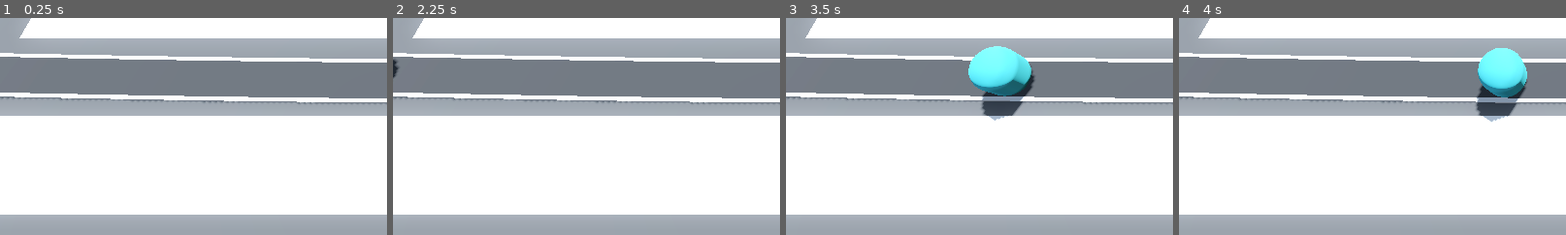
Above: before the commit, frames 1-4 (left to right).
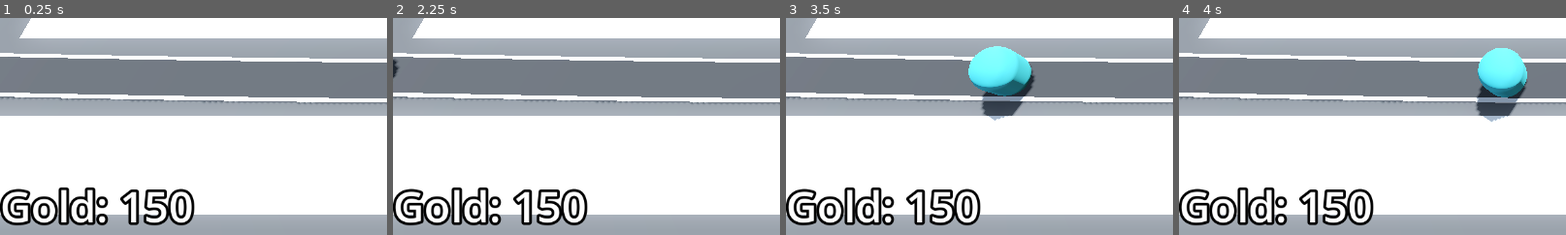
Above: after the commit, the same moments.

Repository: Rubix334/Barbarian_blaster
Game: Godot game, scene res://base_level.tscn
Two runs of this game, one before a commit and one after it. Both use one fixed random seed, a clock stepped at 60 frames per second and the inputs below.
Inputs (mouse positions are % of the whole screen's width and height, from its top left):
- Up to frame 1 (0.25 s): no input
- Up to frame 2 (2.25 s): tap Enter at 0.5, 2 s; move the mouse to (72, 45) at 0.52 s; click (72, 45) at 0.6 s; tap Space at 1.25 s; move the mouse to (30, 55) at 1.27 s; click (30, 55) at 1.35 s; move the mouse to (60, 28) at 2.02 s; click (60, 28) at 2.1 s
- Up to frame 3 (3.5 s): move the mouse to (45, 70) at 2.77 s; click (45, 70) at 2.85 s
- Up to frame 4 (4 s): move the mouse to (80, 65) at 3.52 s; click (80, 65) at 3.6 s
The pictures show only the part of the screen within x 0-50%, y 50-100%; the shares and areas given below are measured in that part.

The runs differ from the first frame. In frame 1, 4.6% of the frame differs, in the area x 0-51%, y 78-96%; in frame 2, 4.6%; in frame 3, 4.6%; in frame 4, 4.6%.

Commit message:
add bank WIP

Diff:
--- /dev/null
+++ b/bank.gd
@@ -0,0 +1,10 @@
+extends MarginContainer
+@onready var label: Label = $Label
+@export var starting_gold := 150
+var gold : int:
+	set(new_amt):
+		gold = max(0,new_amt) #will take any number from 0 to new_amt to prevent it from going negative
+		label.text = "Gold: "+str(gold)
+
+func _ready() -> void:
+	gold = starting_gold
--- a/base_level.tscn
+++ b/base_level.tscn
@@ -1,12 +1,18 @@
-[gd_scene load_steps=15 format=3 uid="uid://dtcnxxofouqf8"]
+[gd_scene load_steps=17 format=3 uid="uid://dtcnxxofouqf8"]
 
 [ext_resource type="PackedScene" uid="uid://br3qcltvc1sgb" path="res://RayPickerCamera/ray_picker_camera.tscn" id="1_3o4py"]
+[ext_resource type="Script" uid="uid://brmiqfbffbybp" path="res://bank.gd" id="1_bkkah"]
 [ext_resource type="MeshLibrary" uid="uid://c0c3djgifhbb0" path="res://MeshLibraries/space_library.tres" id="1_bo3yr"]
 [ext_resource type="PackedScene" uid="uid://cedg4p1ktt00c" path="res://Enemy/enemy.tscn" id="2_5vx1e"]
 [ext_resource type="Script" uid="uid://44kr7funbtde" path="res://Enemy/Enemy_path.gd" id="3_2elnx"]
 [ext_resource type="PackedScene" uid="uid://cp8jwl3inidhf" path="res://base/base.tscn" id="3_eesb3"]
 [ext_resource type="Script" uid="uid://cgu2xobyup678" path="res://Turret/turret_manager.gd" id="5_ftfrf"]
 [ext_resource type="PackedScene" uid="uid://d01unib15e15u" path="res://Turret/turret.tscn" id="6_u2wky"]
+
+[sub_resource type="LabelSettings" id="LabelSettings_2elnx"]
+font_size = 64
+outline_size = 16
+outline_color = Color(0, 0, 0, 1)
 
 [sub_resource type="ProceduralSkyMaterial" id="ProceduralSkyMaterial_4sal3"]
 sky_horizon_color = Color(0.66224277, 0.6717428, 0.6867428, 1)
@@ -38,6 +44,23 @@
 albedo_color = Color(0.75819176, 0.7581918, 0.75819165, 1)
 
 [node name="BaseLevel" type="Node3D"]
+
+[node name="Bank" type="MarginContainer" parent="."]
+anchors_preset = 15
+anchor_right = 1.0
+anchor_bottom = 1.0
+grow_horizontal = 2
+grow_vertical = 2
+mouse_filter = 2
+script = ExtResource("1_bkkah")
+
+[node name="Label" type="Label" parent="Bank"]
+layout_mode = 2
+size_flags_horizontal = 0
+size_flags_vertical = 8
+text = "Gold: 150"
+label_settings = SubResource("LabelSettings_2elnx")
+vertical_alignment = 2
 
 [node name="WorldEnvironment" type="WorldEnvironment" parent="."]
 environment = SubResource("Environment_5vx1e")
Not shown, added: bank.gd.uid
